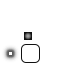
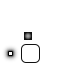
Revision of a layered 64x64 image; what changed, layer by layer:
pixels changed over (x1=4, y1=47, x2=17, y2=60) (layer not identified)
